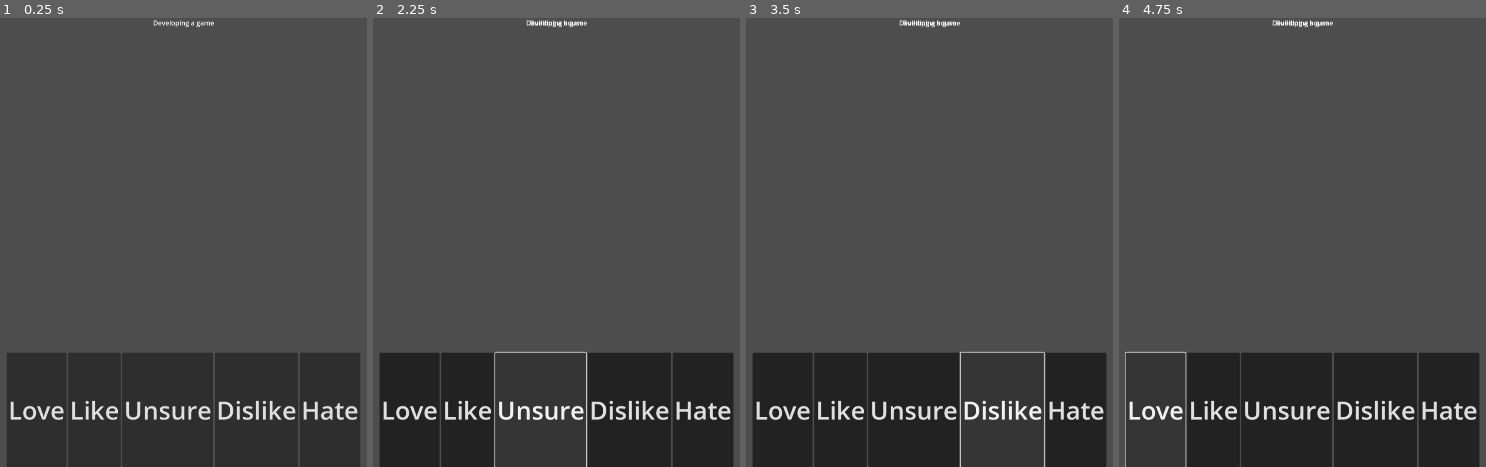
Above: before the commit, frames 1-4 (left to right).
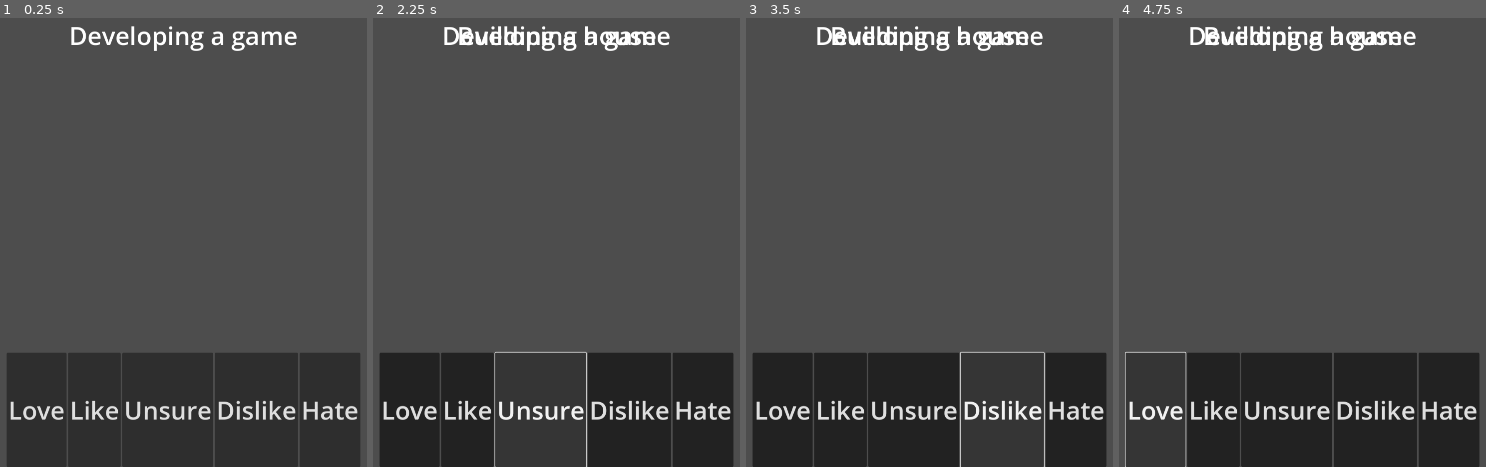
Above: after the commit, the same moments.

Repository: Brandonk95/Job-Compatibility
Game: Godot game, scene res://main.tscn
The game is run twice, just before and just after one commit, with the same random seed, the same clock (stepped at 60 frames per second) and the same inputs.
Inputs:
- Up to frame 1 (0.25 s): no input
- Up to frame 2 (2.25 s): click "Love" at 0.5 s; click "Like" at 1.25 s; click "Unsure" at 2 s
- Up to frame 3 (3.5 s): click "Dislike" at 2.75 s
- Up to frame 4 (4.75 s): click "Hate" at 3.5 s; click "Love" at 4.25 s

The runs differ from the first frame. In frame 1, 1.2% of the frame differs, in the area x 19-81%, y 0-8%; in frame 2, 1.7%; in frame 3, 1.7%; in frame 4, 1.7%.

Commit message:
Minor Change just font

Diff:
--- a/question_gui.tscn
+++ b/question_gui.tscn
@@ -59,6 +59,7 @@
 offset_right = 20.0
 offset_bottom = 23.0
 grow_horizontal = 2
+theme_override_font_sizes/font_size = 60
 text = "The Question"
 
 [connection signal="pressed" from="HBoxContainer/Love" to="." method="_on_love_pressed"]
